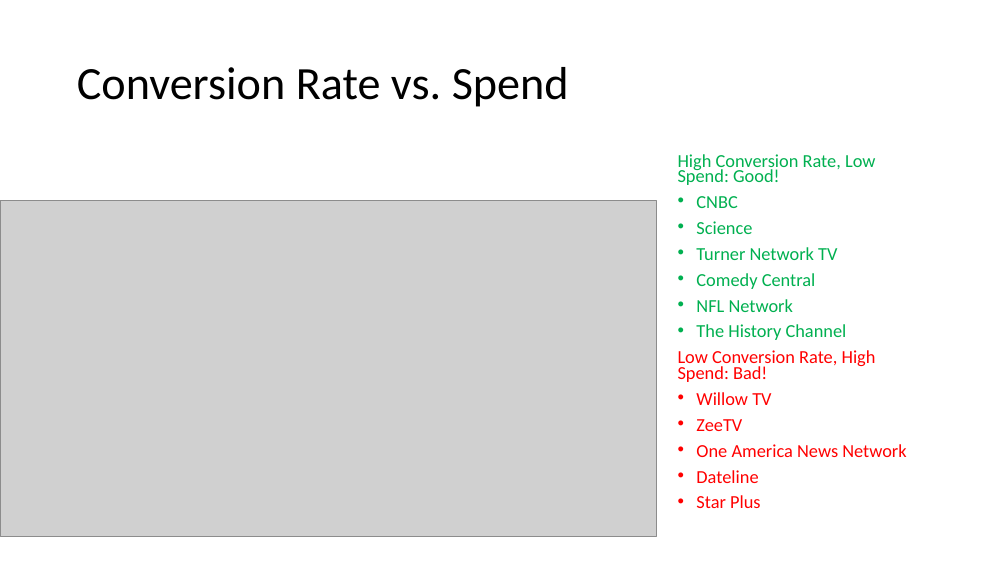
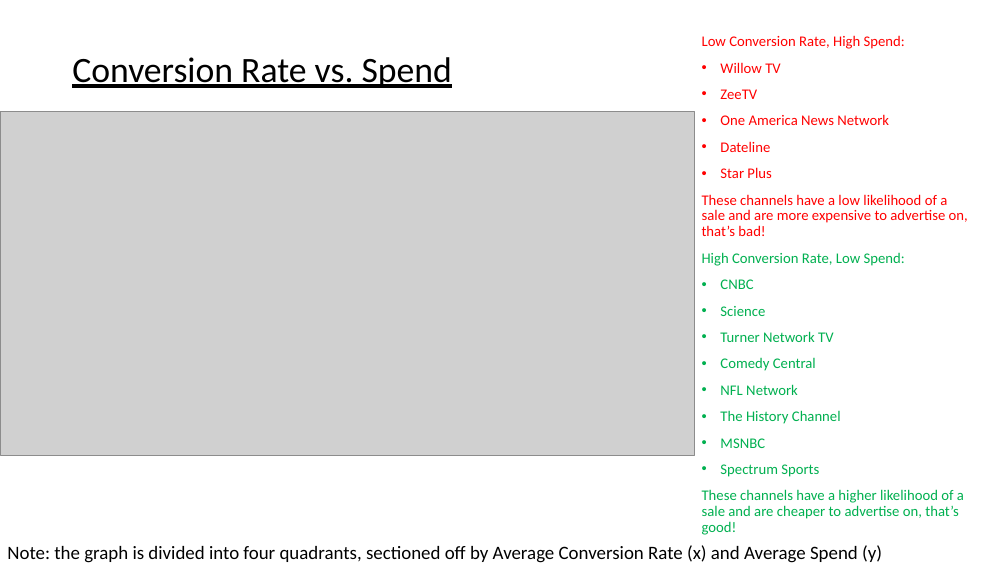
Before and after one commit to papir805/telepulse_ad_campaign_report, a slide deck: slide 12 of companyxyz_presentation.pptx (slide 10 before the commit). Drawn at 1008x567 pixels with LibreOffice and Linux fonts; fonts in the diff are those of the drawing; grey boxes stand for pictures. Boxes give left, top, right and bottom in pixels: in the first picture for what was removed or moved away, otherwise in the second. Text is boxed around its words. In the diff, an @@ line names an element or a change of style, - is before the commit and + after.

```diff
--- a/companyxyz_presentation.pptx
+++ b/companyxyz_presentation.pptx
@@ title "Conversion Rate vs. Spend" at <box>72,57,452,88</box>: size 44 to 34 pt, underline on @@
@@ text added at <box>702,35,968,535</box>, 14 pt, text #00B050 @@
+Low Conversion Rate, High Spend:
+• Willow TV
+• ZeeTV
+• One America News Network
+• Dateline
+• Star Plus
+These channels have a low likelihood of a sale and are more expensive to advertise on, that’s bad!
+High Conversion Rate, Low Spend:
+• CNBC
+• Science
+• Turner Network TV
+• Comedy Central
+• NFL Network
+• The History Channel
+• MSNBC
+• Spectrum Sports
+These channels have a higher likelihood of a sale and are cheaper to advertise on, that’s good!
@@ picture: place and size @@
-picture at <box>0,201,656,537</box>
+picture at <box>0,112,694,455</box>
@@ text removed at <box>678,154,906,508</box> @@
-High Conversion Rate, Low Spend: Good!
-• CNBC
-• Science
-• Turner Network TV
-• Comedy Central
-• NFL Network
-• The History Channel
-Low Conversion Rate, High Spend: Bad!
-• Willow TV
-• ZeeTV
-• One America News Network
-• Dateline
-• Star Plus
@@ text added at <box>7,545,882,563</box>, 18 pt, text #000000 @@
+Note: the graph is divided into four quadrants, sectioned off by Average Conversion Rate (x) and Average Spend (y)
```
Also in this commit, not shown: 9 other slides changed, 7 slides added, 4 slides removed, 9 other files.
